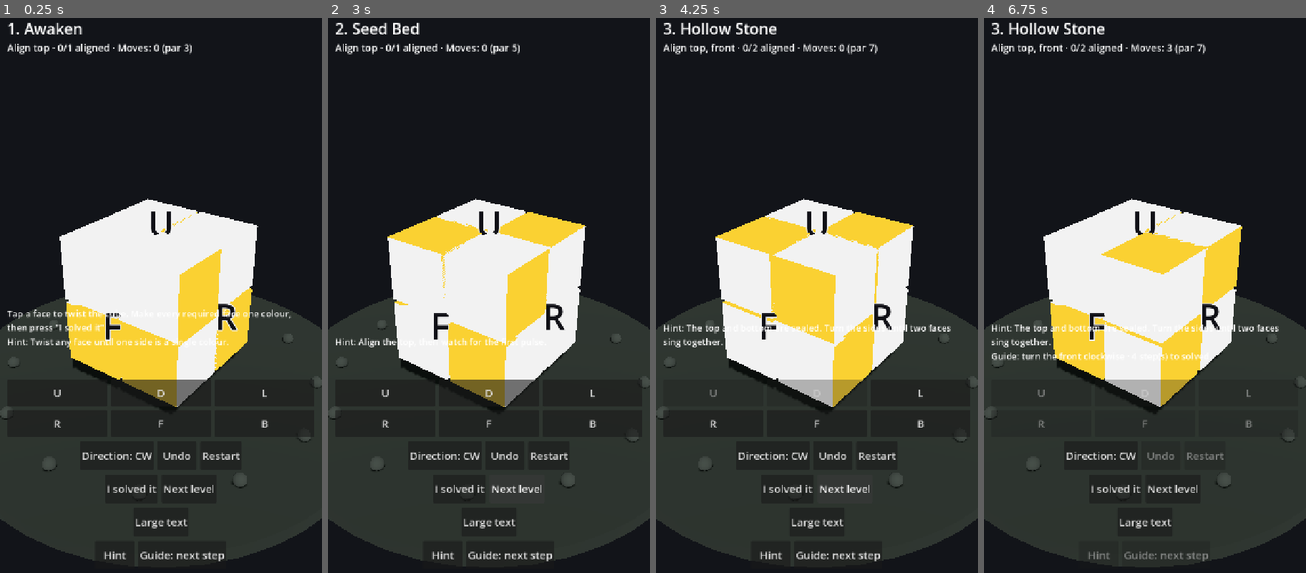
Above: before the commit, frames 1-4 (left to right).
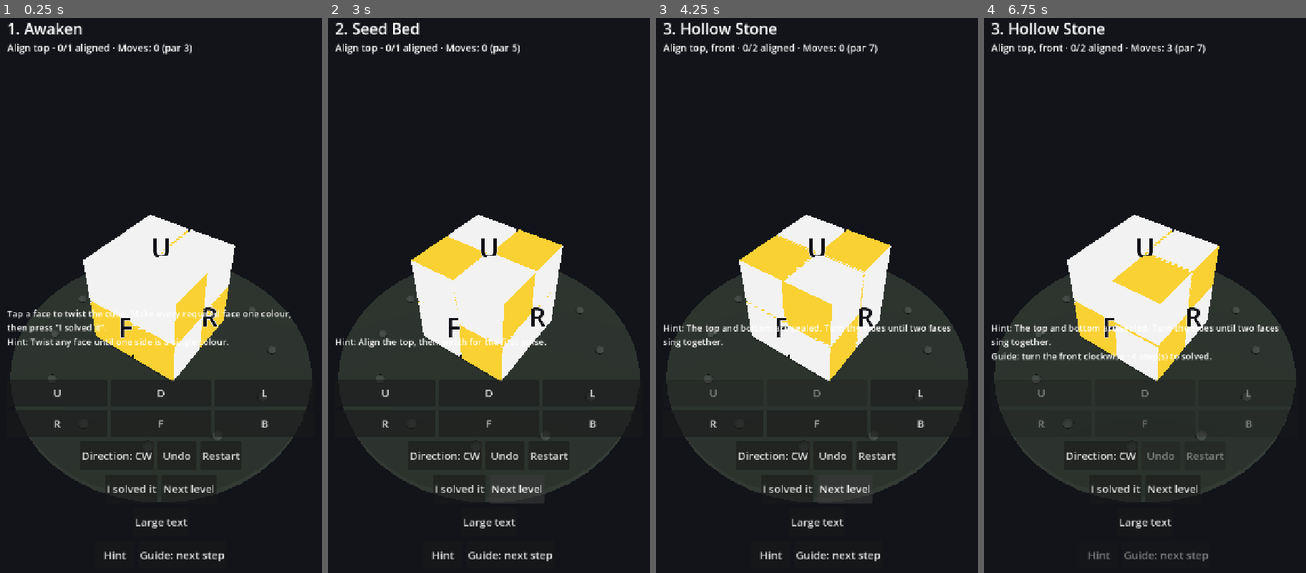
Above: after the commit, the same moments.

Repository: downwitherfan-design/CraftCube
Game: Godot game, scene res://scenes/Main.tscn
The game is run twice, just before and just after one commit, with the same random seed, the same clock (stepped at 60 frames per second) and the same inputs.
Inputs:
- Up to frame 1 (0.25 s): no input
- Up to frame 2 (3 s): click "Restart" at 0.5 s; click "Restart" at 1.25 s; click "Restart" at 2 s; click "Next level" at 2.75 s
- Up to frame 3 (4.25 s): click "Next level" at 3.5 s
- Up to frame 4 (6.75 s): click "Guide: next step" at 4.25 s; click "Guide: next step" at 5 s; click "L" at 5.75 s; click "R" at 6.5 s

The runs differ from the first frame. In frame 1, 23% of the frame differs, in the area x 0-100%, y 32-99%; in frame 2, 24%; in frame 3, 24%; in frame 4, 24%.

Commit message:
AI-13 Milestone B: interactive orbit/zoom camera + input pass-through
Add OrbitCamera (Camera3D): drag to orbit, wheel/pinch to zoom, clamped distance/pitch,
smoothed motion, reset_view to the readable default; reads only unhandled input so a HUD
tap never rotates the view underneath. HUD labels now MOUSE_FILTER_IGNORE so empty-space
drags reach the camera while buttons keep consuming events. Main.tscn camera node uses the
script; GameController resets the view on ready.

Tests: transform genuinely changes under orbit/zoom, stays aimed at the cube centre, obeys
min/max distance and pitch bounds, is finite under repeated gestures, resets exactly, and a
tap with no drag does not move it. Rendered frames session10_{initial,orbit,hint}.png.
296 passed / 0 failed.

Co-authored-by: openhands <openhands@all-hands.dev>

Diff:
--- a/game/scenes/Main.tscn
+++ b/game/scenes/Main.tscn
@@ -4,6 +4,7 @@
 [ext_resource type="Script" path="res://scripts/presentation/cube_view.gd" id="2_cube"]
 [ext_resource type="Script" path="res://scripts/presentation/world_view.gd" id="3_world"]
 [ext_resource type="Script" path="res://scripts/game/hud.gd" id="4_hud"]
+[ext_resource type="Script" path="res://scripts/presentation/orbit_camera.gd" id="5_cam"]
 
 [sub_resource type="Environment" id="Env_1"]
 background_mode = 1
@@ -16,8 +17,7 @@
 script = ExtResource("1_ctrl")
 
 [node name="Camera3D" type="Camera3D" parent="."]
-transform = Transform3D(0.8064, -0.28, 0.5209, 0.0, 0.8808, 0.4735, -0.5914, -0.3818, 0.7103, 4.167, 3.788, 5.682)
-fov = 55.0
+script = ExtResource("5_cam")
 
 [node name="Sun" type="DirectionalLight3D" parent="."]
 transform = Transform3D(0.7, -0.5, 0.5, 0, 0.7, 0.7, -0.7, -0.5, 0.5, 0, 5, 0)
--- a/game/scripts/game/game_controller.gd
+++ b/game/scripts/game/game_controller.gd
@@ -20,6 +20,7 @@
 
 var cube_view: CubeView
 var world_view: WorldView
+var camera: OrbitCamera
 
 # When an animated turn ends the truth layer is advanced; this holds the in-flight move.
 var _pending_move: Dictionary = {}
@@ -34,6 +35,9 @@
 	levels = LevelCatalog.chapter_one()
 	cube_view = get_node_or_null("CubeView")
 	world_view = get_node_or_null("WorldView")
+	camera = get_node_or_null("Camera3D")
+	if camera:
+		camera.reset_view()
 	if world_view:
 		world_view.build()
 	var hud := get_node_or_null("HUD")
--- a/game/scripts/game/hud.gd
+++ b/game/scripts/game/hud.gd
@@ -46,6 +46,8 @@
 	l.text = text
 	l.add_theme_font_size_override("font_size", size)
 	l.autowrap_mode = TextServer.AUTOWRAP_WORD_SMART
+	# Labels must not eat mouse events; empty-space drags should reach the orbit camera.
+	l.mouse_filter = Control.MOUSE_FILTER_IGNORE
 	return l
 
 func _button(text: String) -> Button:
--- /dev/null
+++ b/game/scripts/presentation/orbit_camera.gd
@@ -0,0 +1,123 @@
+class_name OrbitCamera
+extends Camera3D
+
+## Interactive inspection camera (Milestone B). Orbits a stable target (the cube centre),
+## zooms within bounds, and resets to a readable default framing. Works with desktop mouse
+## and mobile touch; smoothing keeps motion usable without feeling laggy.
+##
+## Input routing: this camera reads only *unhandled* input, so a tap that lands on a HUD
+## Button (which consumes the event) never rotates the camera underneath it. HUD containers
+## are set to ignore mouse input so empty-space drags reach the camera.
+
+const DEFAULT_YAW := 0.62
+const DEFAULT_PITCH := 0.72
+const DEFAULT_DISTANCE := 7.3
+
+const MIN_DISTANCE := 4.2
+const MAX_DISTANCE := 12.0
+const MIN_PITCH := 0.12          # never look from directly above/below the cube
+const MAX_PITCH := 1.35
+const SMOOTH_SPEED := 12.0
+const ORBIT_SENSITIVITY := 0.006
+const WHEEL_ZOOM_STEP := 0.6
+
+var target := Vector3.ZERO
+var default_target := Vector3.ZERO
+
+var _yaw := DEFAULT_YAW
+var _pitch := DEFAULT_PITCH
+var _distance := DEFAULT_DISTANCE
+
+var _want_yaw := DEFAULT_YAW
+var _want_pitch := DEFAULT_PITCH
+var _want_distance := DEFAULT_DISTANCE
+
+var _dragging := false
+var _touches := {}                # touch index -> Vector2 position
+var _pinch_prev := -1.0
+
+func _ready() -> void:
+        _apply(_want_yaw, _want_pitch, _want_distance, target)
+
+## Orbit by a yaw/pitch delta (radians); pitch is clamped so the view never flips.
+func orbit(delta_yaw: float, delta_pitch: float) -> void:
+        _want_yaw += delta_yaw
+        _want_pitch = clampf(_want_pitch + delta_pitch, MIN_PITCH, MAX_PITCH)
+
+## Zoom by a signed distance delta; clamped to [MIN_DISTANCE, MAX_DISTANCE].
+func zoom(delta: float) -> void:
+        _want_distance = clampf(_want_distance + delta, MIN_DISTANCE, MAX_DISTANCE)
+
+## Restore the default readable framing (optionally snap immediately).
+func reset_view(snap: bool = true) -> void:
+        _want_yaw = DEFAULT_YAW
+        _want_pitch = DEFAULT_PITCH
+        _want_distance = DEFAULT_DISTANCE
+        target = default_target
+        if snap:
+                _yaw = _want_yaw
+                _pitch = _want_pitch
+                _distance = _want_distance
+                _apply(_yaw, _pitch, _distance, target)
+
+func get_distance() -> float:
+        return _distance
+
+func get_yaw() -> float:
+        return _yaw
+
+func get_pitch() -> float:
+        return _pitch
+
+func _process(delta: float) -> void:
+        var t := 1.0 - exp(-SMOOTH_SPEED * delta)
+        _yaw = lerpf(_yaw, _want_yaw, t)
+        _pitch = lerpf(_pitch, _want_pitch, t)
+        _distance = lerpf(_distance, _want_distance, t)
+        _apply(_yaw, _pitch, _distance, target)
+        # Snap tiny residuals so repeated gestures cannot leave an unbounded small error.
+        if absf(_yaw - _want_yaw) < 0.0005:
+                _yaw = _want_yaw
+        if absf(_pitch - _want_pitch) < 0.0005:
+                _pitch = _want_pitch
+        if absf(_distance - _want_distance) < 0.001:
+                _distance = _want_distance
+
+func _apply(yaw: float, pitch: float, distance: float, look_target: Vector3) -> void:
+        var dir := Vector3(cos(pitch) * sin(yaw), sin(pitch), cos(pitch) * cos(yaw))
+        var pos := look_target + dir * distance
+        # Set the LOCAL transform (the parent node is at the origin), which is valid even
+        # before the node is inside the tree; global_transform would error there.
+        transform = Transform3D(Basis(), pos).looking_at(look_target, Vector3.UP)
+
+func _unhandled_input(event: InputEvent) -> void:
+        if event is InputEventMouseButton:
+                if event.button_index == MOUSE_BUTTON_LEFT:
+                        _dragging = event.pressed
+                elif event.pressed and event.button_index == MOUSE_BUTTON_WHEEL_UP:
+                        zoom(-WHEEL_ZOOM_STEP)
+                elif event.pressed and event.button_index == MOUSE_BUTTON_WHEEL_DOWN:
+                        zoom(WHEEL_ZOOM_STEP)
+        elif event is InputEventMouseMotion and _dragging:
+                orbit(-event.relative.x * ORBIT_SENSITIVITY, -event.relative.y * ORBIT_SENSITIVITY)
+        elif event is InputEventScreenTouch:
+                if event.pressed:
+                        _touches[event.index] = event.position
+                else:
+                        _touches.erase(event.index)
+                        if _touches.size() < 2:
+                                _pinch_prev = -1.0
+        elif event is InputEventScreenDrag:
+                _touches[event.index] = event.position
+                if _touches.size() >= 2:
+                        _pinch()
+                else:
+                        orbit(-event.relative.x * ORBIT_SENSITIVITY, -event.relative.y * ORBIT_SENSITIVITY)
+
+## Two-finger pinch: distance between the first two touches drives the zoom.
+func _pinch() -> void:
+        var pts := _touches.values()
+        var d: float = pts[0].distance_to(pts[1])
+        if _pinch_prev > 0.0:
+                zoom((_pinch_prev - d) * 0.01)
+        _pinch_prev = d
--- /dev/null
+++ b/game/tests/capture_frames.gd
@@ -0,0 +1,32 @@
+extends SceneTree
+
+## Milestone B/C evidence capture: instantiate the real Main scene, settle a few frames,
+## optionally drive the camera/hint, and write PNG frames. Run under Xvfb with
+## --display-driver x11 --rendering-driver opengl3 (Mesa llvmpipe).
+## Usage: godot --path game --resolution 720x1280 --display-driver x11 \
+##          --rendering-driver opengl3 --script res://tests/capture_frames.gd
+
+var _m: Node
+
+func _initialize() -> void:
+        _m = load("res://scenes/Main.tscn").instantiate()
+        root.add_child(_m)
+        await _capture("session10_initial.png")
+        var cam = _m.get_node("Camera3D")
+        cam.orbit(0.7, -0.2)
+        cam.zoom(-1.0)
+        for _i in range(30):
+                cam._process(0.05)
+        await _capture("session10_orbit.png")
+        var hud = _m.get_node("HUD")
+        hud._on_hint()
+        cam.reset_view()
+        await _capture("session10_hint.png")
+        quit(0)
+
+func _capture(name: String) -> void:
+        for _i in range(5):
+                await process_frame
+        var img: Image = root.get_texture().get_image()
+        img.save_png("res://docs/evidence/screenshots/" + name)
+        print("wrote ", name)
--- a/game/tests/run_tests.gd
+++ b/game/tests/run_tests.gd
@@ -41,6 +41,7 @@
 	_test_scene_integration()
 	_test_completion_feedback()
 	_test_camera_framing()
+	_test_orbit_camera()
 	_test_resume_selection()
 	_test_chapter_playthrough()
 	_test_face_orientation()
@@ -579,6 +580,7 @@
 		return
 	var main = packed.instantiate()
 	root.add_child(main)
+	main._ready()  # camera transform is computed at runtime by OrbitCamera._ready
 	var cam = main.get_node_or_null("Camera3D")
 	_check("camera exists", cam != null)
 	if cam != null:
@@ -599,6 +601,7 @@
 				for sz in [-1.0, 1.0]:
 					var local: Vector3 = inv * Vector3(sx, sy, sz)
 					var h_ang: float = rad_to_deg(atan2(local.x, -local.z))
+
 					var v_ang: float = rad_to_deg(atan2(local.y, -local.z))
 					max_h = maxf(max_h, absf(h_ang))
 					max_v = maxf(max_v, absf(v_ang))
@@ -617,6 +620,86 @@
 	if main.get_parent() != null:
 		main.get_parent().remove_child(main)
 	main.free()
+
+## Milestone B: the interactive camera must genuinely change the rendered transform, respect
+## its bounds, reset to a readable default, and never be driven by a HUD button tap.
+func _test_orbit_camera() -> void:
+	print("[orbit camera]")
+	var m = load("res://scenes/Main.tscn").instantiate()
+	root.add_child(m)
+	m._ready()
+	var cam = m.get_node_or_null("Camera3D")
+	_check("orbit camera is wired into the scene", cam != null)
+	if cam == null:
+		m.free()
+		return
+	_check("camera starts at default distance", absf(cam.get_distance() - 7.3) < 0.01)
+	var default_pos: Vector3 = cam.transform.origin
+	var default_basis: Basis = cam.transform.basis
+	cam.orbit(0.5, 0.0)
+	for _i in range(40):
+		cam._process(0.05)
+	_check("horizontal orbit changes the camera position", cam.transform.origin.distance_to(default_pos) > 0.2)
+	_check("horizontal orbit changes the camera orientation", not cam.transform.basis.is_equal_approx(default_basis))
+	var to_target: Vector3 = (Vector3.ZERO - cam.transform.origin).normalized()
+	_check("camera still looks at the cube centre", to_target.dot(cam.transform.basis.z) < -0.99)
+	var before_zoom: float = cam.get_distance()
+	cam.zoom(-1.5)
+	for _i in range(40):
+		cam._process(0.05)
+	_check("zoom-in changes viewing distance", cam.get_distance() < before_zoom - 0.5)
+	cam.zoom(-100.0)
+	for _i in range(80):
+		cam._process(0.05)
+	_check("zoom cannot go below the minimum distance", cam.get_distance() >= 4.2 - 0.001)
+	cam.zoom(100.0)
+	for _i in range(80):
+		cam._process(0.05)
+	_check("zoom cannot exceed the maximum distance", cam.get_distance() <= 12.0 + 0.001)
+	cam.orbit(0.0, 100.0)
+	for _i in range(60):
+		cam._process(0.05)
+	_check("pitch is clamped at the top", cam.get_pitch() <= 1.35 + 0.001)
+	cam.orbit(0.0, -100.0)
+	for _i in range(60):
+		cam._process(0.05)
+	_check("pitch is clamped at the bottom", cam.get_pitch() >= 0.12 - 0.001)
+	for _i in range(200):
+		cam.orbit(0.3, 0.2)
+	for _i in range(40):
+		cam._process(0.05)
+	_check("repeated orbit keeps the yaw finite", is_finite(cam.get_yaw()))
+	_check("repeated orbit keeps the pitch within bounds", cam.get_pitch() >= 0.12 - 0.001 and cam.get_pitch() <= 1.35 + 0.001)
+	cam.reset_view()
+	_check("reset restores the default distance", absf(cam.get_distance() - 7.3) < 0.01)
+	_check("reset restores the default orientation", cam.transform.basis.is_equal_approx(default_basis))
+	var hud = m.get_node_or_null("HUD")
+	_check("HUD exists", hud != null)
+	if hud != null:
+		var face_btn: Button = hud._face_buttons[0]["button"]
+		_check("face buttons consume input (no camera drag through them)", face_btn.mouse_filter == Control.MOUSE_FILTER_STOP)
+		_check("status label lets drags through to the camera", hud._status.mouse_filter == Control.MOUSE_FILTER_IGNORE)
+	var press := InputEventMouseButton.new()
+	press.button_index = MOUSE_BUTTON_LEFT
+	press.pressed = true
+	cam._unhandled_input(press)
+	var release := InputEventMouseButton.new()
+	release.button_index = MOUSE_BUTTON_LEFT
+	release.pressed = false
+	cam._unhandled_input(release)
+	for _i in range(10):
+		cam._process(0.05)
+	_check("a tap with no drag does not move the camera", absf(cam.get_yaw() - 0.62) < 0.001)
+	var wheel := InputEventMouseButton.new()
+	wheel.button_index = MOUSE_BUTTON_WHEEL_UP
+	wheel.pressed = true
+	cam._unhandled_input(wheel)
+	for _i in range(20):
+		cam._process(0.05)
+	_check("mouse wheel zooms the camera", cam.get_distance() < 7.3)
+	if m.get_parent() != null:
+		m.get_parent().remove_child(m)
+	m.free()
 
 ## Resume selection: relaunching after finishing a level must open the next unsolved
 ## level, not replay the one just completed. Regression for a real UX defect.
Binary file added: game/docs/evidence/screenshots/session10_hint.png
Binary file added: game/docs/evidence/screenshots/session10_initial.png
Binary file added: game/docs/evidence/screenshots/session10_orbit.png
Not shown, added: game/scripts/presentation/orbit_camera.gd.uid
Not shown, changed: game/docs/evidence/screenshots/README.md
Not shown, added: game/docs/evidence/session10_milestoneB.log
